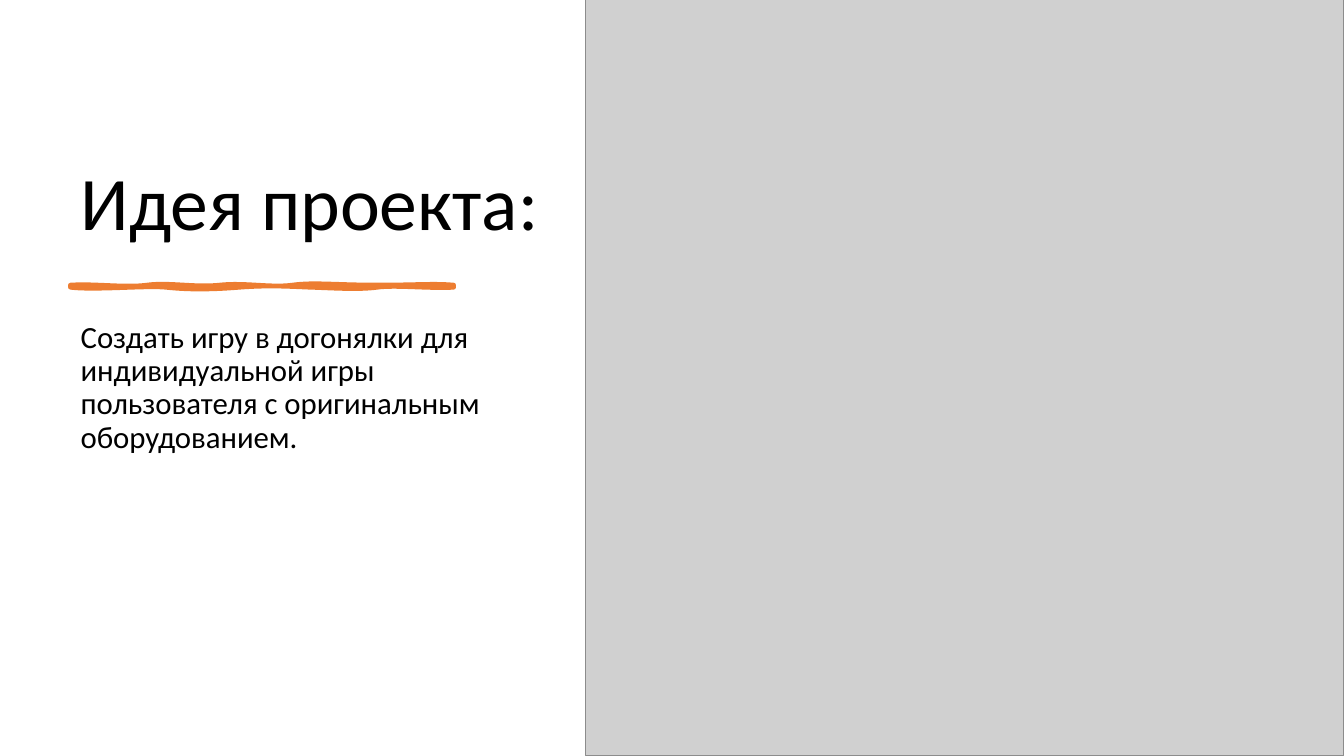
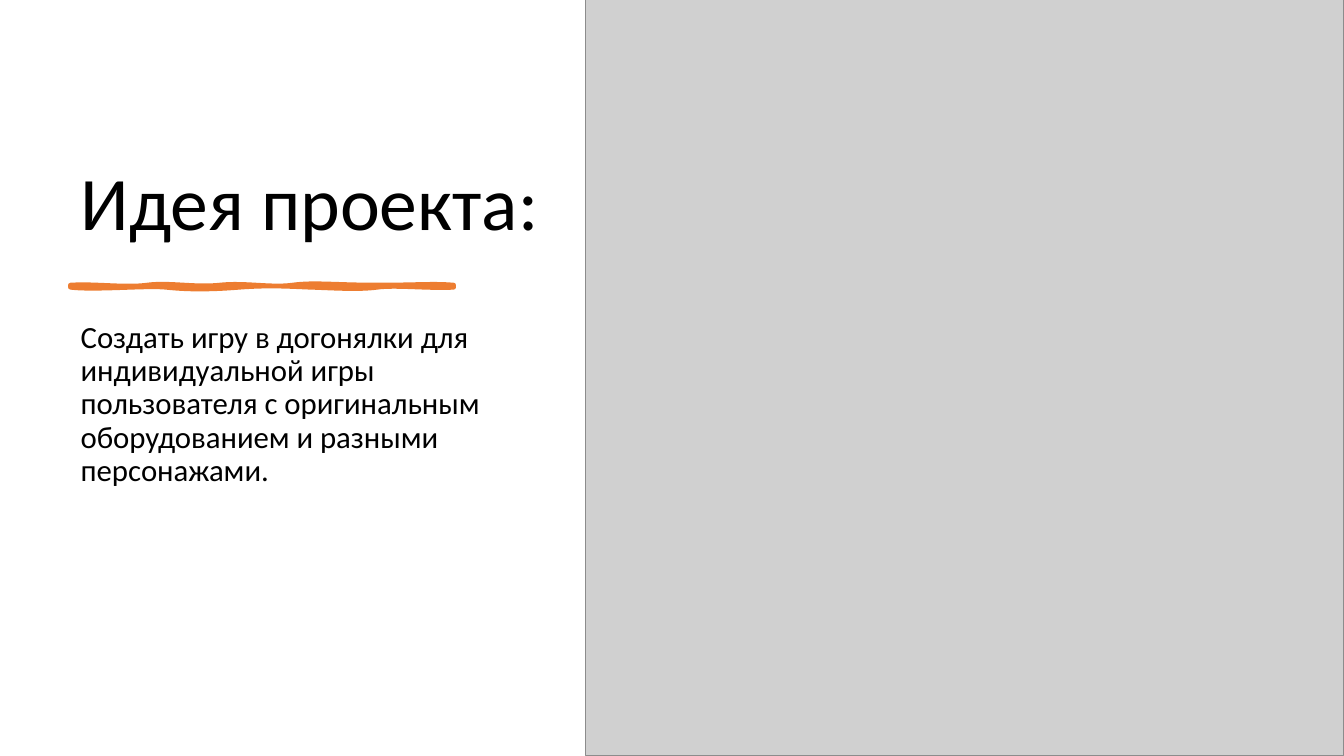
Before and after one commit to marivavd/pursuit-of-coffee, a slide deck: slide 2 of pursuit_of_coffee.pptx. Drawn at 1344x756 pixels with LibreOffice and Linux fonts; fonts in the diff are those of the drawing; grey boxes stand for pictures. Boxes give left, top, right and bottom in pixels: in the first picture for what was removed or moved away, otherwise in the second. Text is boxed around its words. In the diff, an @@ line names an element or a change of style, - is before the commit and + after.

```diff
--- a/pursuit_of_coffee.pptx
+++ b/pursuit_of_coffee.pptx
@@ text at bbox=[81, 328, 479, 486]: text changed @@
-Создать игру в догонялки для индивидуальной игры пользователя с оригинальным оборудованием.
+Создать игру в догонялки для индивидуальной игры пользователя с оригинальным оборудованием и разными персонажами.
```
Also in this commit, not shown: 5 other slides changed, 1 slide added.
